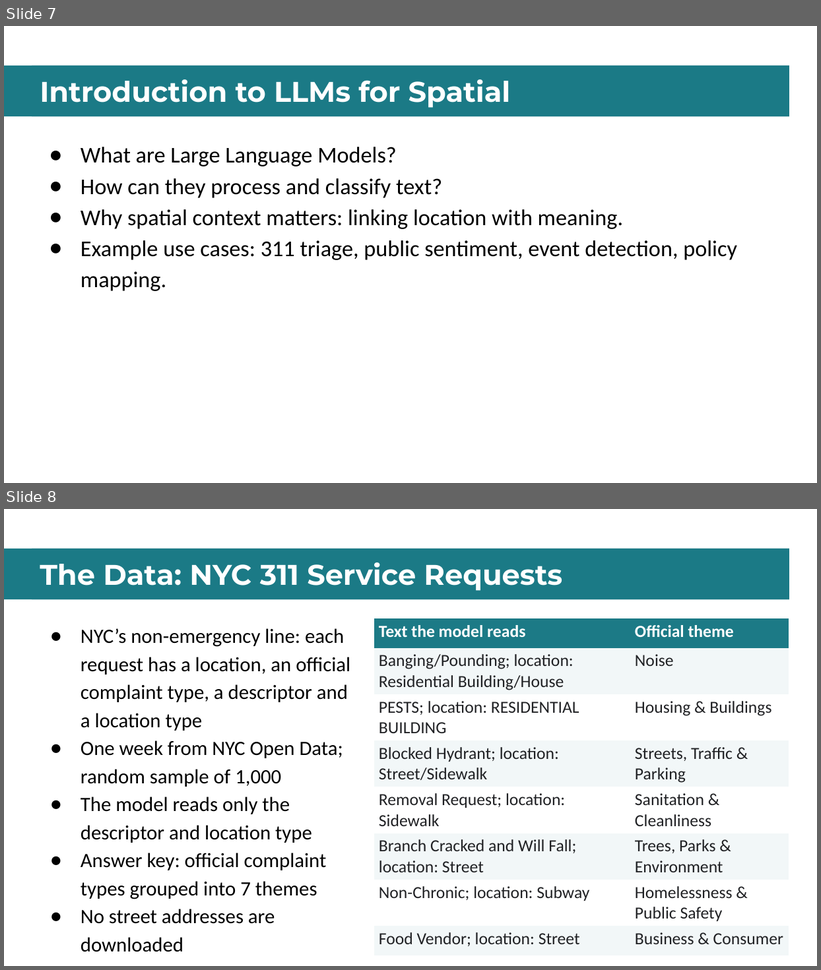
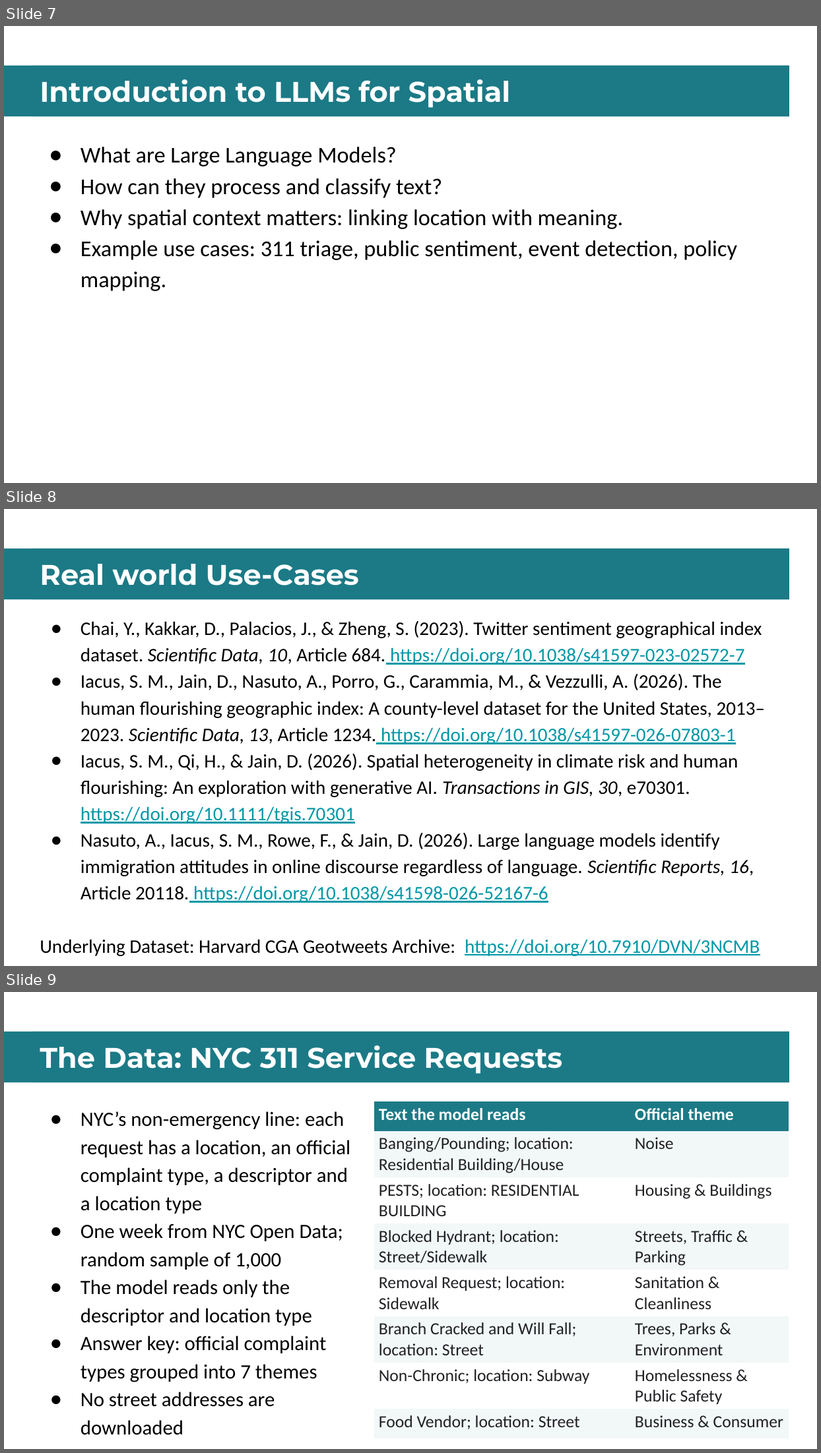
Before and after one commit to dkakkar/GenAI-for-Spatial, a slide deck: slides/Spatial_AI_Workshop_Presentation_Revised.pptx. Shown one above the other, each under a label of ours: slides 7 and 8 before the commit, slides 7, 8 and 9 after it. The pictures are 821x970 and 821x1453 pixels, drawn with LibreOffice and Linux fonts; fonts in the diff are those of the drawing. Boxes give left, top, right and bottom in pixels: in the first picture for what was removed or moved away, otherwise in the second. Text is boxed around its words. In the diff, an @@ line names an element or a change of style, - is before the commit and + after.

```diff
--- a/slides/Spatial_AI_Workshop_Presentation_Revised.pptx
+++ b/slides/Spatial_AI_Workshop_Presentation_Revised.pptx
@@ slide 8 added at <box>4,509,817,966</box>, background #FFFFFF; not listed: 1 template element that a slide beside it also shows @@
@@ title added at <box>32,549,789,600</box>, fill #1B7A86, 25.2 pt, text #FFFFFF, bold @@
+Real world Use-Cases
@@ text added at <box>40,621,766,956</box>, 17 pt, text #000000 @@
+● Chai, Y., Kakkar, D., Palacios, J., & Zheng, S. (2023). Twitter sentiment geographical index dataset. Scientific Data, 10, Article 684. https://doi.org/10.1038/s41597-023-02572-7
+● Iacus, S. M., Jain, D., Nasuto, A., Porro, G., Carammia, M., & Vezzulli, A. (2026). The human flourishing geographic index: A county-level dataset for the United States, 2013–2023. Scientific Data, 13, Article 1234. https://doi.org/10.1038/s41597-026-07803-1
+● Iacus, S. M., Qi, H., & Jain, D. (2026). Spatial heterogeneity in climate risk and human flourishing: An exploration with generative AI. Transactions in GIS, 30, e70301. https://doi.org/10.1111/tgis.70301
+● Nasuto, A., Iacus, S. M., Rowe, F., & Jain, D. (2026). Large language models identify immigration attitudes in online discourse regardless of language. Scientific Reports, 16, Article 20118. https://doi.org/10.1038/s41598-026-52167-6
+Underlying Dataset: Harvard CGA Geotweets Archive: https://doi.org/10.7910/DVN/3NCMB
@@ what was slide 8 is now slide 9 @@
```
